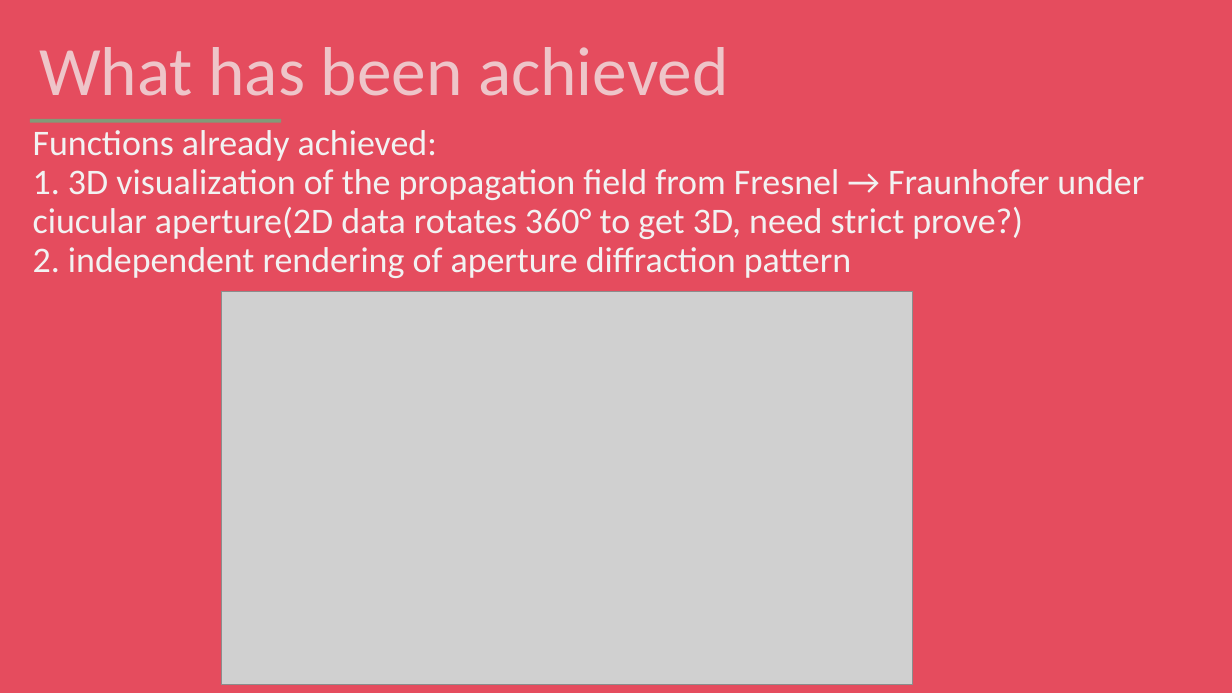
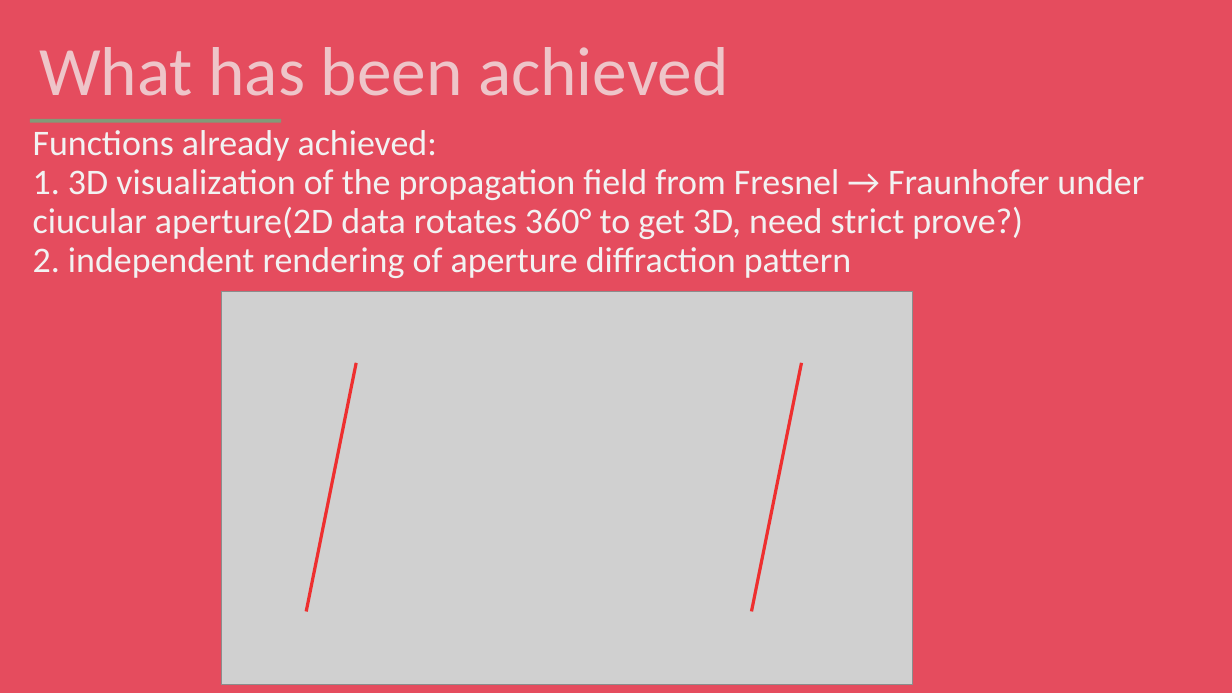
Before and after one commit to MWhale233/qwert12345, a slide deck: slide 7 of slides for meetings/meeting Feb 19_new.pptx. Drawn at 1232x693 pixels with LibreOffice and Linux fonts; fonts in the diff are those of the drawing; grey boxes stand for pictures. Boxes give left, top, right and bottom in pixels: in the first picture for what was removed or moved away, otherwise in the second. Text is boxed around its words. In the diff, an @@ line names an element or a change of style, - is before the commit and + after.

```diff
--- a/slides for meetings/meeting Feb 19_new.pptx
+++ b/slides for meetings/meeting Feb 19_new.pptx
@@ line added from (356, 363) to (306, 612), #EE822F 2.5 pt @@
@@ line added from (801, 363) to (751, 612), #EE822F 2.5 pt @@
```
Also in this commit, not shown: 3 other slides changed, 3 other files.
